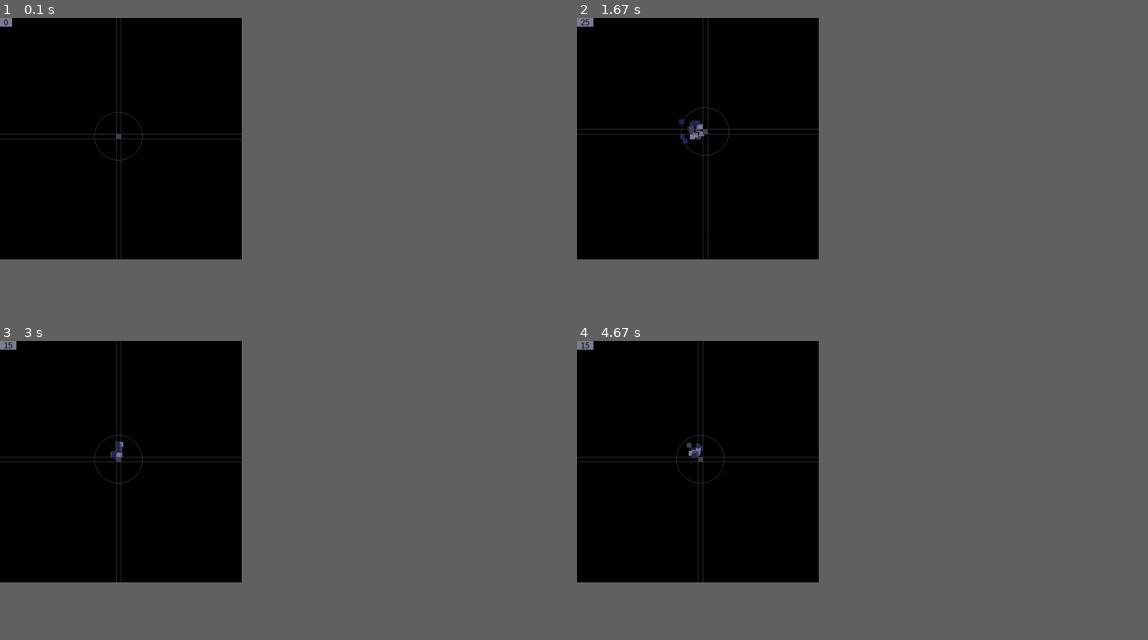
Above: before the commit, frames 1-4 (two rows, left to right).
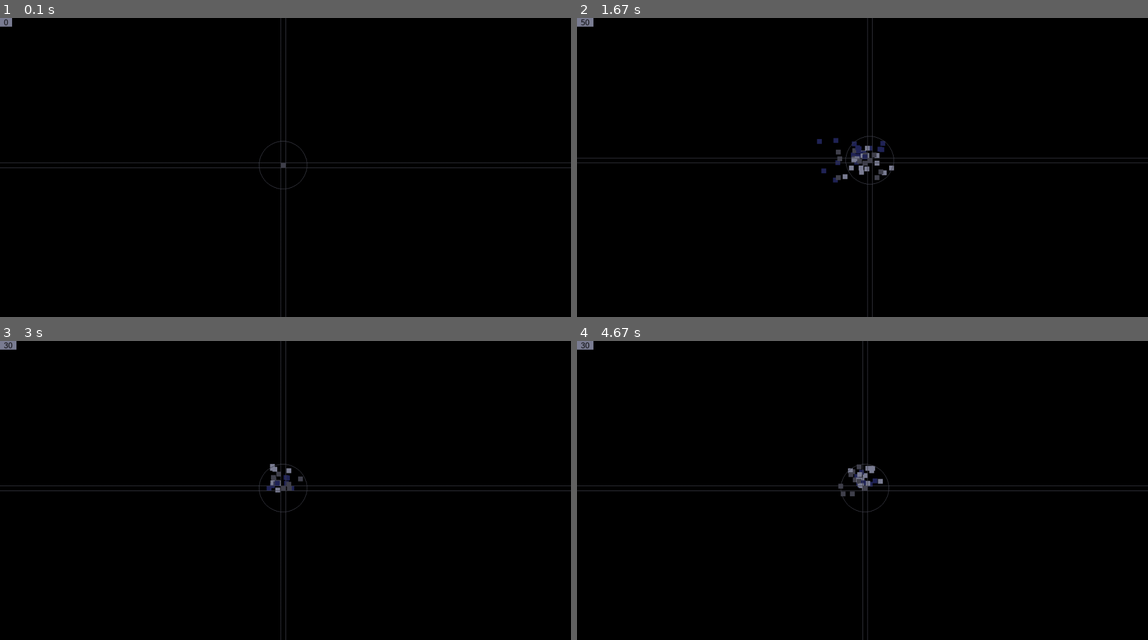
Above: after the commit, the same moments.

Repository: dev-one-company/pygame-particles
Game: pygame game, started from main.py
Two runs of this game, one before a commit and one after it. Both use one fixed random seed, a clock stepped at 60 frames per second and the inputs below.
Inputs:
- Up to frame 1 (0.1 s): no input
- Up to frame 2 (1.67 s): tap Space at 0.33, 0.73, 1.03, 1.23, 1.57 s; hold Right 0.67-1.13 s; hold Up 1.17-1.47 s; hold Right from 1.5 s (still down)
- Up to frame 3 (3 s): tap Space at 1.87, 2.07, 2.37, 2.63, 2.97 s; release Right at 1.97 s; hold Left 2-2.53 s; tap D at 2.15 s; hold Down 2.57-2.87 s; hold Left from 2.9 s (still down)
- Up to frame 4 (4.67 s): tap Space at 3.27, 3.4, 3.8, 4.1, 4.47 s; release Left at 3.3 s; hold Up 3.33-3.7 s; tap D at 3.48 s; hold Right 3.73-4.37 s; hold Down from 4.4 s (still down)
The window is 381x381 before the commit and 900x472 after it. Grey fills any space a smaller window leaves; there, only what the larger window draws over its background counts as a difference.

The runs differ from the first frame. In frame 1, 1.1% of the frame differs, in the area x 0-100%, y 0-100%; in frame 2, 1.9%; in frame 3, 1.4%; in frame 4, 1.6%.

Commit message:
change width

Diff:
--- a/main.py
+++ b/main.py
@@ -6,8 +6,13 @@
 
 pygame.init()
 
-SIZE = WIDTH, HEIGHT = 500, 500
+w_info = pygame.display.Info()
+
+W = w_info.current_w - 100
+H = w_info.current_h - 100
+
 S = 10
+SIZE = WIDTH, HEIGHT = W - (W % S), H - (H % S)
 BORDER_WIDTH, CUBE_SIZE = 1, S
 x, y, g = (WIDTH / 2) - ((WIDTH / 2) % S) - S, (HEIGHT / 2) - ((HEIGHT / 2) % S) - S, 0.1
 print(x, y)
@@ -44,9 +49,9 @@
 
 
 def create_new_cube(_x: int, _y: int):
-    for _ in range(5):
-        _g = (-random() if randint(0, 1) else random()) / 4
-        _g2 = (-random() if randint(0, 1) else random()) / 3
+    for _ in range(10):
+        _g = (-random() if randint(0, 1) else random())
+        _g2 = (-random() if randint(0, 1) else random()) / 1.5
         list_of_cubes.append([_x, _y, COLORS[randint(0, len(COLORS) - 1)], _g, _g2, str(uuid.uuid4())])
 
 
